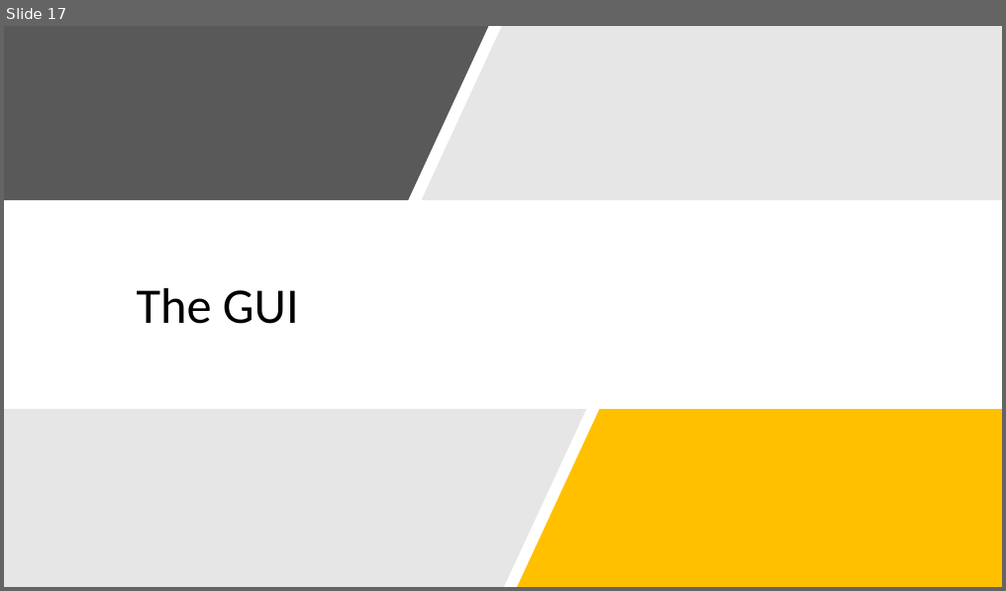
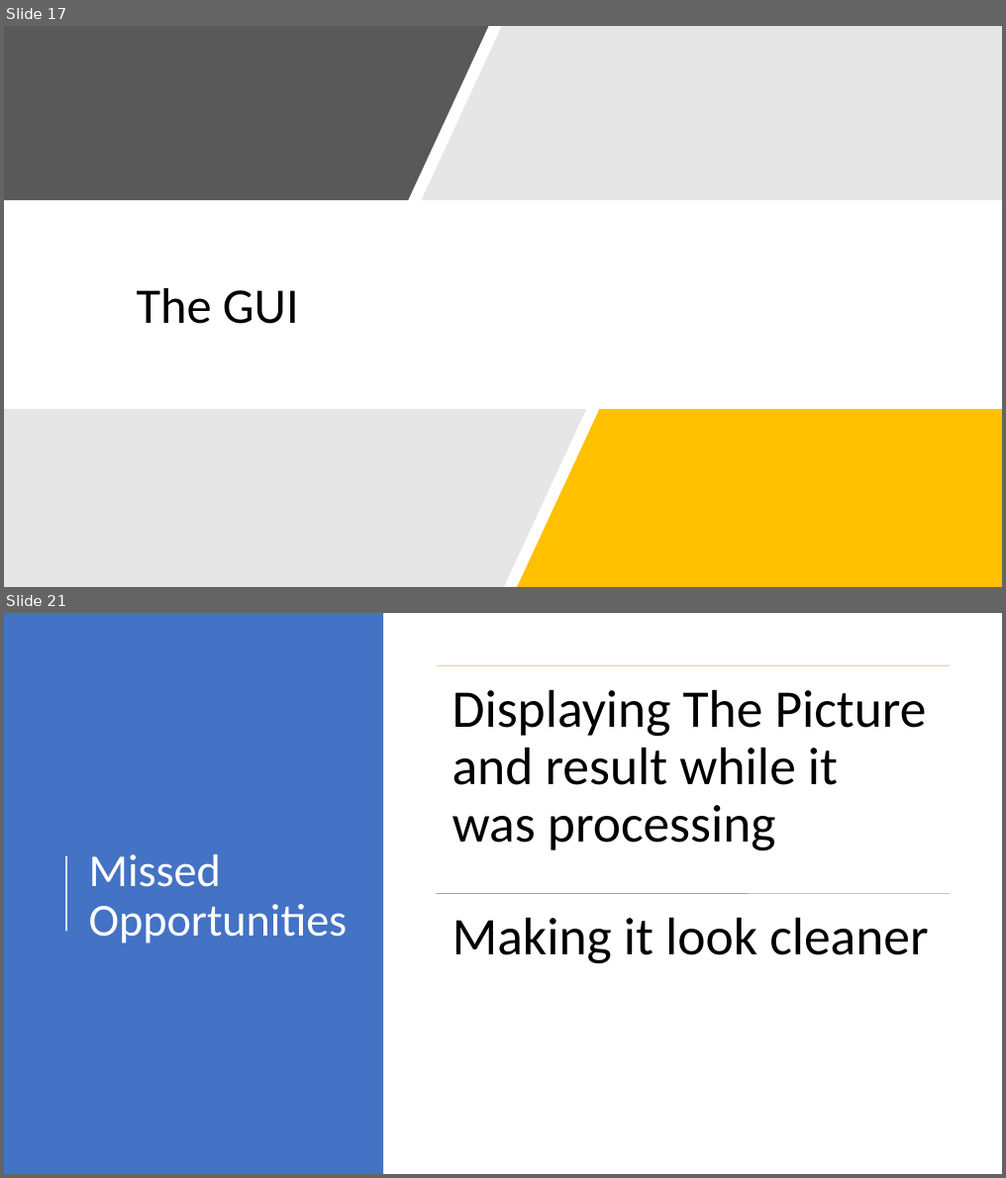
Before and after one commit to ChrisKalahiki/CNN-for-BelgiumTS-and-MNIST, a slide deck: RIPMazeRunner.pptx. Shown one above the other, each under a label of ours: slide 17 before the commit, slides 17 and 21 after it; the slides between them are not shown. The pictures are 1006x591 and 1006x1178 pixels, drawn with LibreOffice and Linux fonts; fonts in the diff are those of the drawing. Boxes give left, top, right and bottom in pixels: in the first picture for what was removed or moved away, otherwise in the second. Text is boxed around its words. In the diff, an @@ line names an element or a change of style, - is before the commit and + after.

```diff
--- a/RIPMazeRunner.pptx
+++ b/RIPMazeRunner.pptx
@@ slide 21 added at (x1=4, y1=613, x2=1002, y2=1174), background #FFFFFF @@
@@ rectangle added at (x1=4, y1=613, x2=383, y2=1174), fill #4472C4 @@
@@ line added from (66, 931) to (66, 857), #FFFFFF 1.5 pt @@
@@ title added at (x1=89, y1=855, x2=348, y2=944), 44 pt, text #FFFFFF @@
+Missed Opportunities
@@ group added at (x1=436, y1=665, x2=949, y2=964): 2 lines, 2 texts @@
+Displaying The Picture and result while it was processing
+Making it look cleaner
```
Also in this commit, not shown: 3 other slides added, 1 other file.
